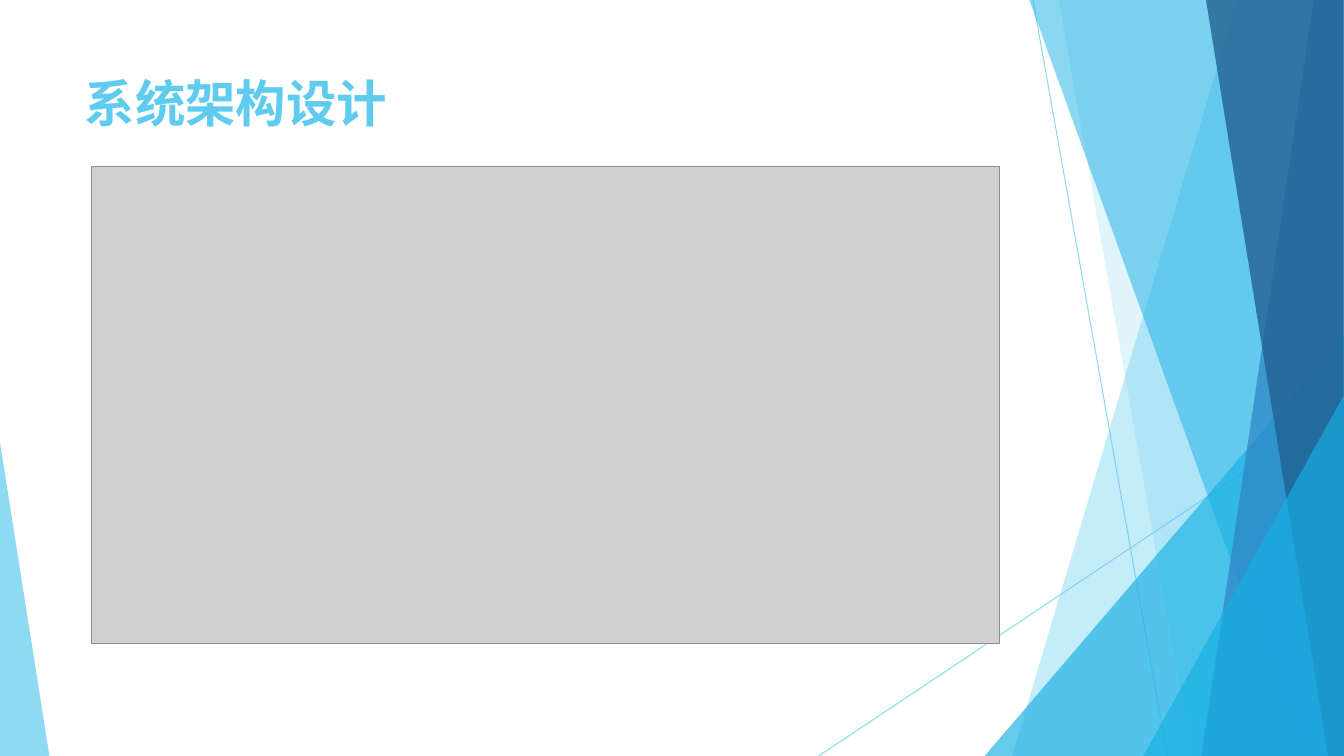
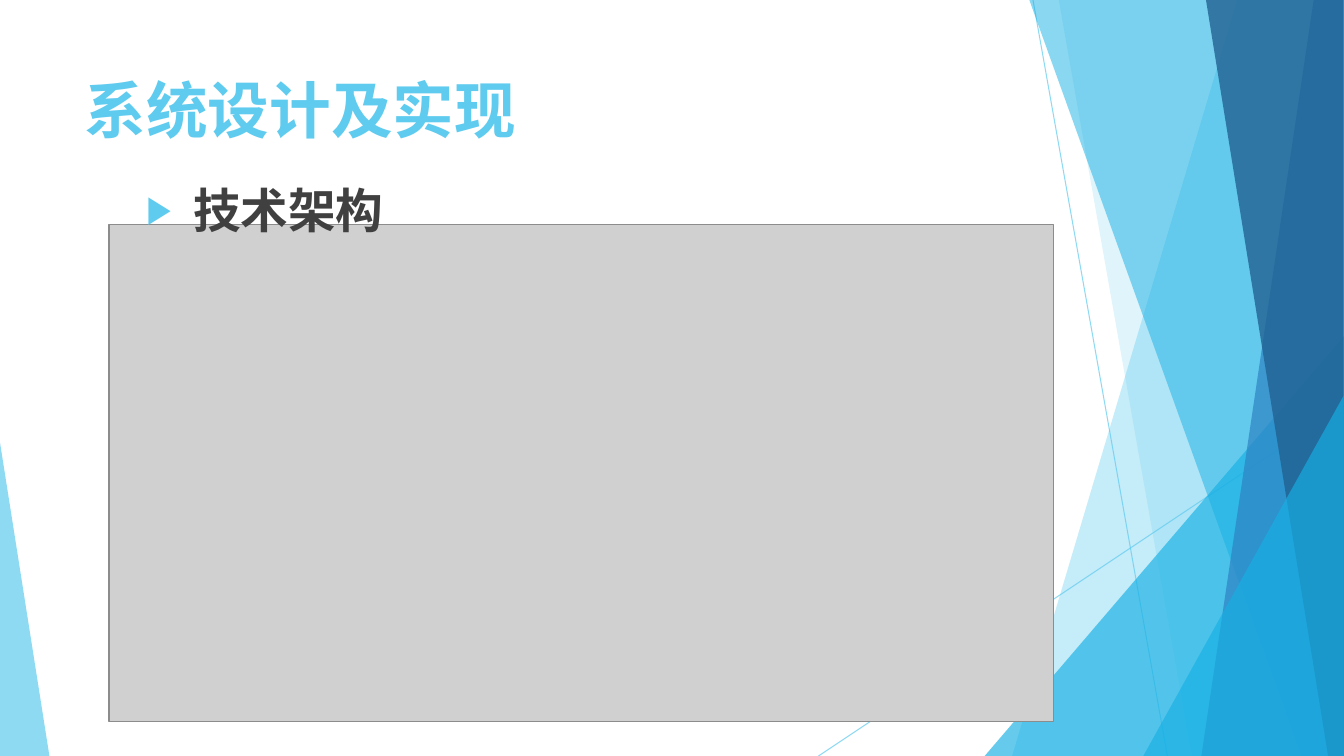
Before and after one commit to helloeda/smartBus, a slide deck: slide 8 of 毕业设计.pptx (slide 7 before the commit). Drawn at 1344x756 pixels with LibreOffice and Linux fonts; fonts in the diff are those of the drawing; grey boxes stand for pictures. Boxes give left, top, right and bottom in pixels: in the first picture for what was removed or moved away, otherwise in the second. Text is boxed around its words. In the diff, an @@ line names an element or a change of style, - is before the commit and + after.

```diff
--- a/毕业设计.pptx
+++ b/毕业设计.pptx
@@ title at <box>85,80,516,139</box>: text changed; size 36 to 44 pt @@
-系统架构设计
+系统设计及实现
@@ text added at <box>193,179,383,233</box>, 34 pt, text #404040, bold @@
+      ▶ 技术架构
@@ picture: place and size @@
-picture at <box>92,166,999,643</box>
+picture at <box>109,225,1054,722</box>
```
Also in this commit, not shown: 9 other slides changed, 5 slides added, 3 slides removed, 19 other files.
